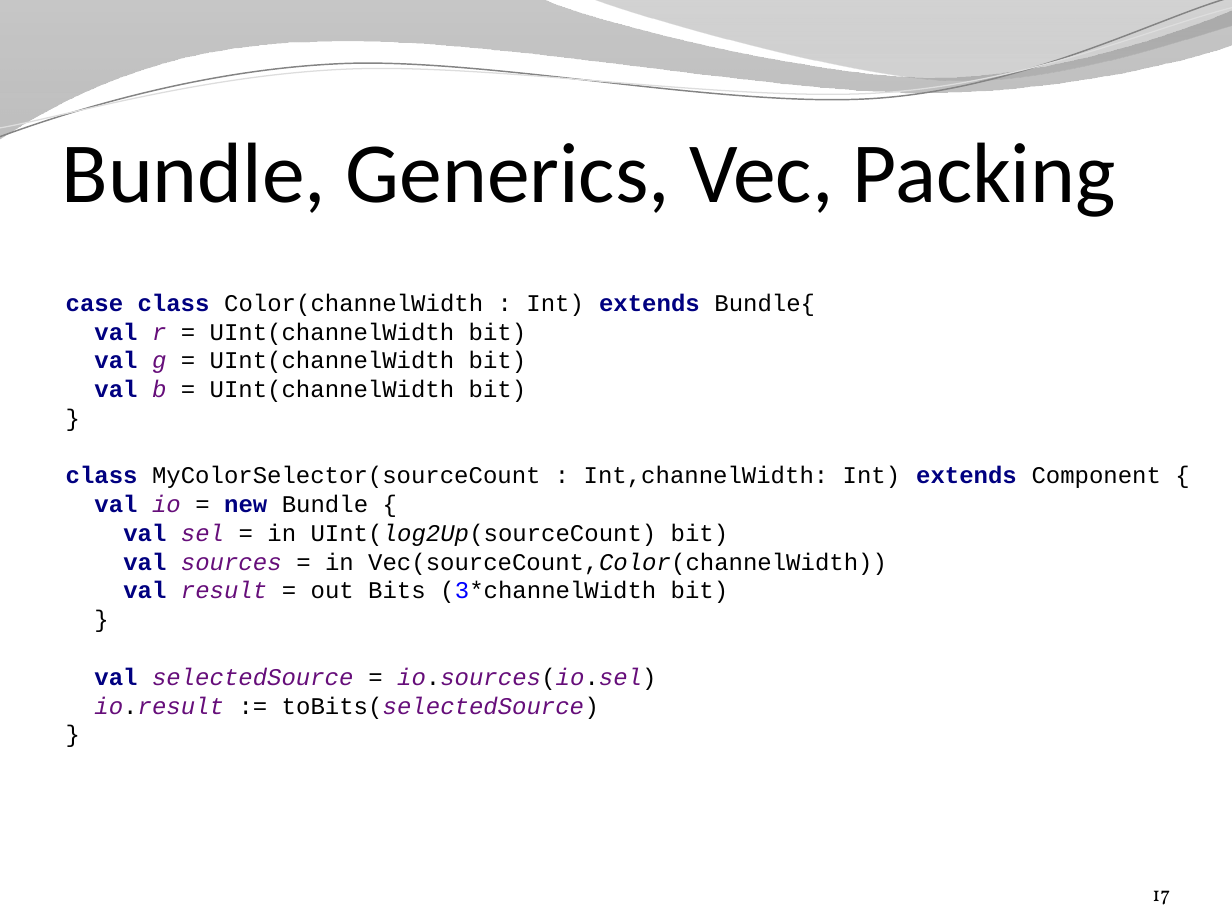
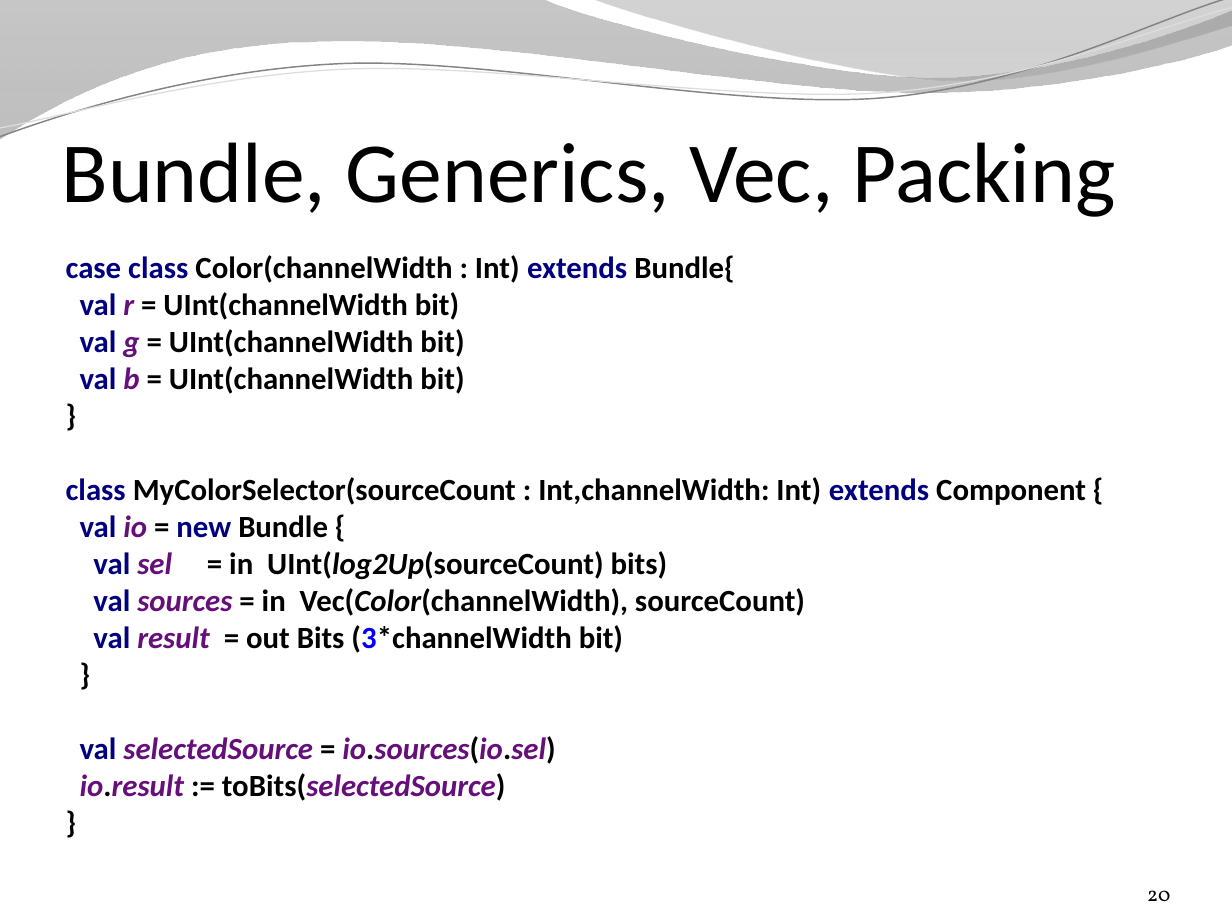
Before and after one commit to SpinalHDL/SpinalDoc, a slide deck: slide 20 of presentation/en/presentation.pptx (slide 17 before the commit). Drawn at 1232x924 pixels with LibreOffice and Linux fonts; fonts in the diff are those of the drawing; background and template pictures are left out. Boxes give left, top, right and bottom in pixels: in the first picture for what was removed or moved away, otherwise in the second. Text is boxed around its words. In the diff, an @@ line names an element or a change of style, - is before the commit and + after.

```diff
--- a/presentation/en/presentation.pptx
+++ b/presentation/en/presentation.pptx
@@ text at (66, 255, 1086, 801): text changed; size 14 to 18 pt; font Courier New to Calibri; bold on @@
-case class Color(channelWidth : Int) extends Bundle{
-val r = UInt(channelWidth bit)
-val g = UInt(channelWidth bit)
-val b = UInt(channelWidth bit)
-}
-class MyColorSelector(sourceCount : Int,channelWidth: Int) extends Component {
-val io = new Bundle {
-val sel = in UInt(log2Up(sourceCount) bit)
-val sources = in Vec(sourceCount,Color(channelWidth))
-val result = out Bits (3*channelWidth bit)
-}
-val selectedSource = io.sources(io.sel)
-io.result := toBits(selectedSource)
-}
+case class Color(channelWidth : Int) extends Bundle{
+val r = UInt(channelWidth bit)
+val g = UInt(channelWidth bit)
+val b = UInt(channelWidth bit)
+}
+class MyColorSelector(sourceCount : Int,channelWidth: Int) extends Component {
+val io = new Bundle {
+val sel = in UInt(log2Up(sourceCount) bits)
+val sources = in Vec(Color(channelWidth), sourceCount)
+val result = out Bits (3*channelWidth bit)
+}
+val selectedSource = io.sources(io.sel)
+io.result := toBits(selectedSource)
+}
@@ page number at (1147, 890, 1170, 901): text changed @@
-17
+20
```
Also in this commit, not shown: 20 other slides changed, 11 slides added, 8 other files.
